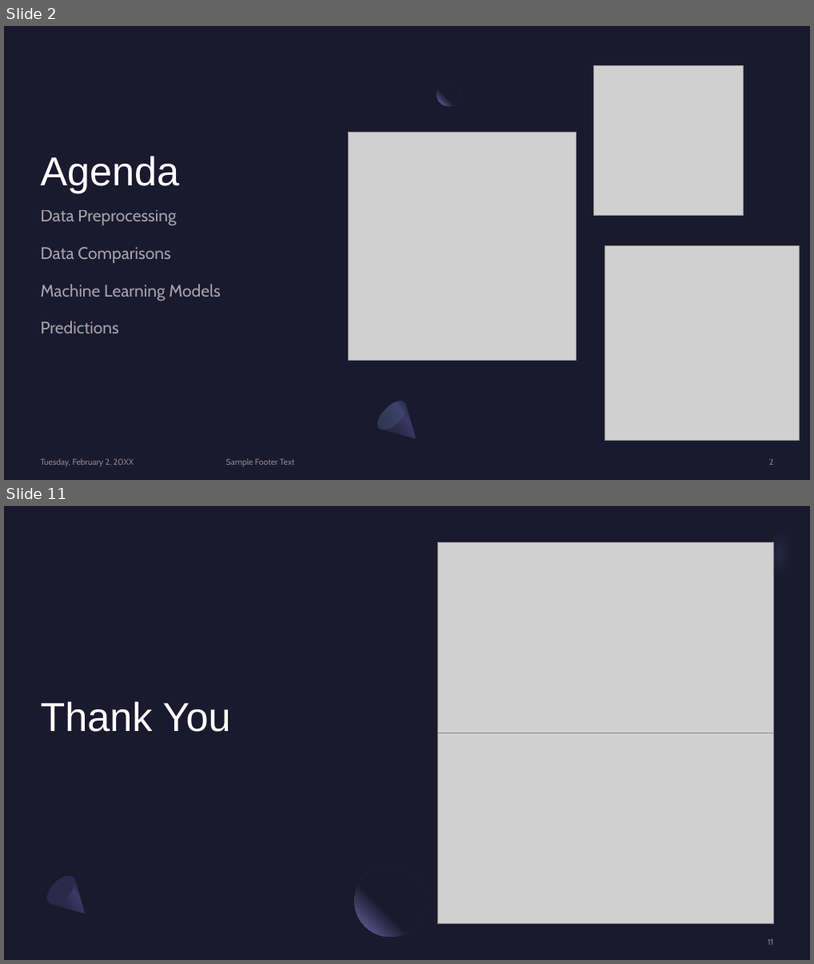
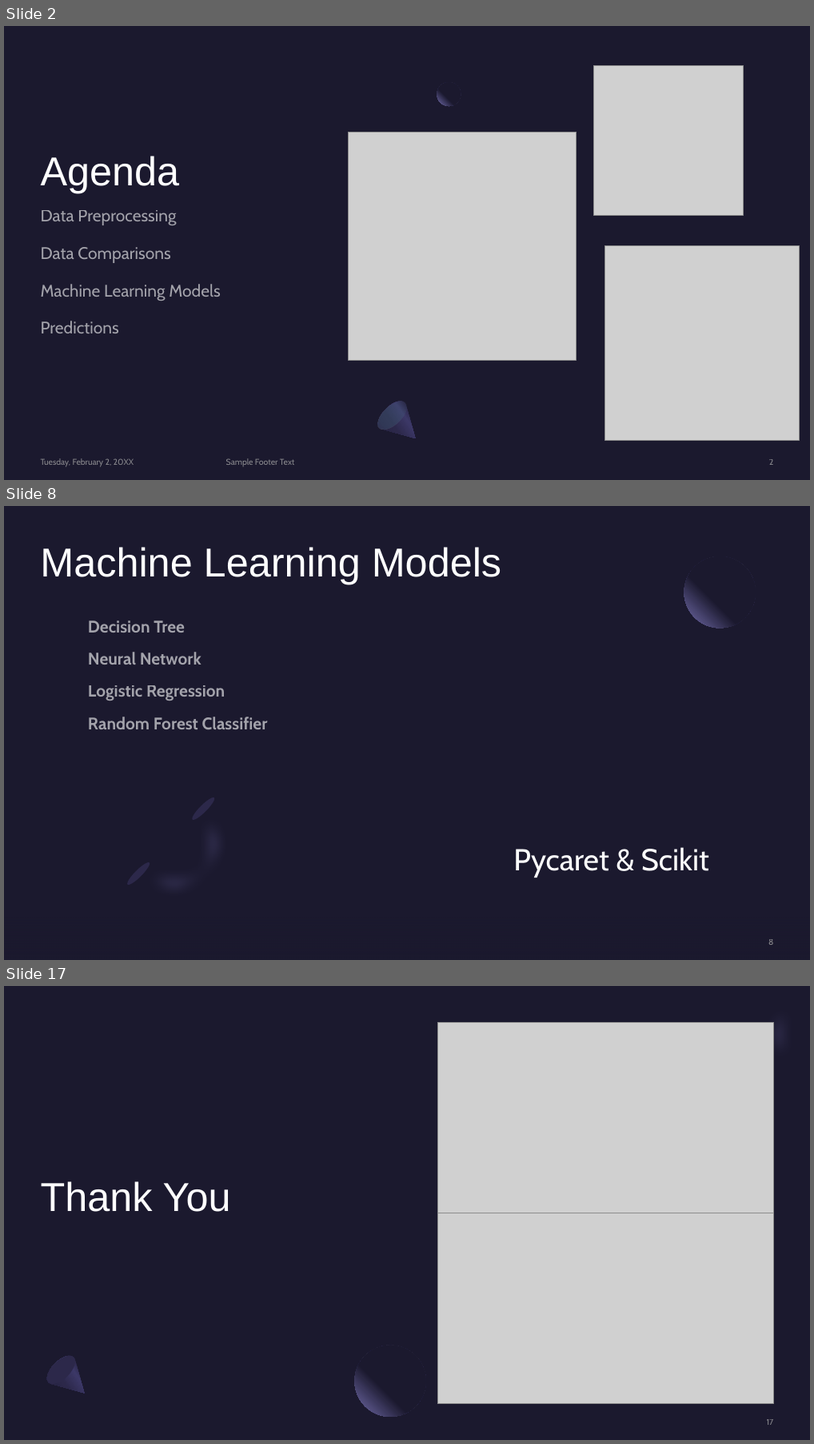
Before and after one commit to andrew-voortman/ML_Loan_Prediction_Model, a slide deck: Machine Learning Loan Predictions PP.pptx. Shown one above the other, each under a label of ours: slides 2 and 11 before the commit, slides 2, 8 and 17 after it; the slides between them are not shown. The pictures are 814x964 and 814x1444 pixels, drawn with LibreOffice and Linux fonts; fonts in the diff are those of the drawing; grey boxes stand for pictures. Boxes give left, top, right and bottom in pixels: in the first picture for what was removed or moved away, otherwise in the second. Text is boxed around its words. In the diff, an @@ line names an element or a change of style, - is before the commit and + after.

```diff
--- a/Machine Learning Loan Predictions PP.pptx
+++ b/Machine Learning Loan Predictions PP.pptx
@@ slide 8 added at (x1=4, y1=506, x2=810, y2=960), background #1B192E @@
@@ title added at (x1=40, y1=547, x2=502, y2=584), 48 pt, text #FFFFFF @@
+Machine Learning Models
@@ ellipse added at (x1=685, y1=556, x2=756, y2=628), fill gradient #1B192E to #7771B2 @@
@@ text added at (x1=88, y1=620, x2=185, y2=632), 20 pt, text #FFFFFF at 60% opacity, bold @@
+Decision Tree
@@ text added at (x1=88, y1=652, x2=202, y2=664), 20 pt, text #FFFFFF at 60% opacity, bold @@
+Neural Network
@@ text added at (x1=88, y1=685, x2=225, y2=700), 20 pt, text #FFFFFF at 60% opacity, bold @@
+Logistic Regression
@@ text added at (x1=88, y1=716, x2=268, y2=729), 20 pt, text #FFFFFF at 60% opacity, bold @@
+Random Forest Classifier
@@ group added at (x1=120, y1=790, x2=258, y2=928): 2 freeform shapes, 2 ellipses @@
@@ text added at (x1=514, y1=847, x2=710, y2=877), 36 pt, text #FFFFFF @@
+Pycaret & Scikit
@@ rectangle added at (x1=4, y1=888, x2=810, y2=960), fill gradient #1B192E @@
@@ page number added at (x1=769, y1=939, x2=774, y2=944), 10 pt, text #A6A6A6 at 80% opacity @@
+8
@@ what was slide 11 is now slide 17 @@
@@ page number at (x1=767, y1=1419, x2=774, y2=1424): text changed @@
-11
+17
```
Also in this commit, not shown: 6 slides changed, 7 other slides added, 2 slides removed.
